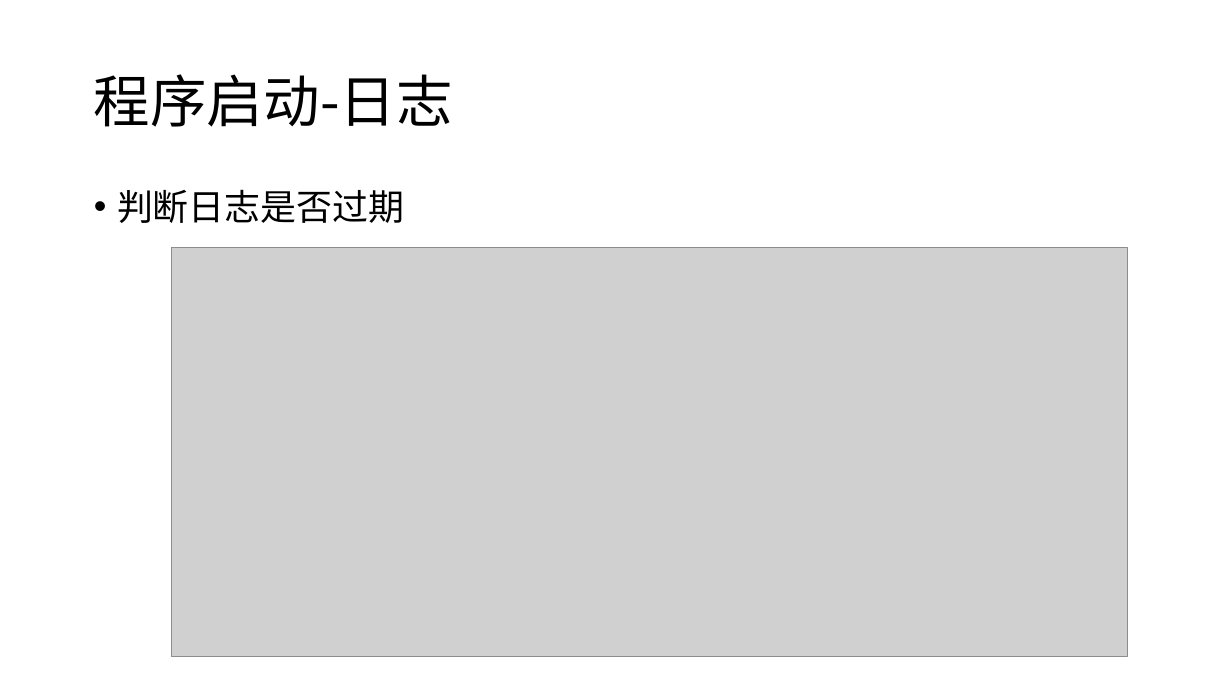
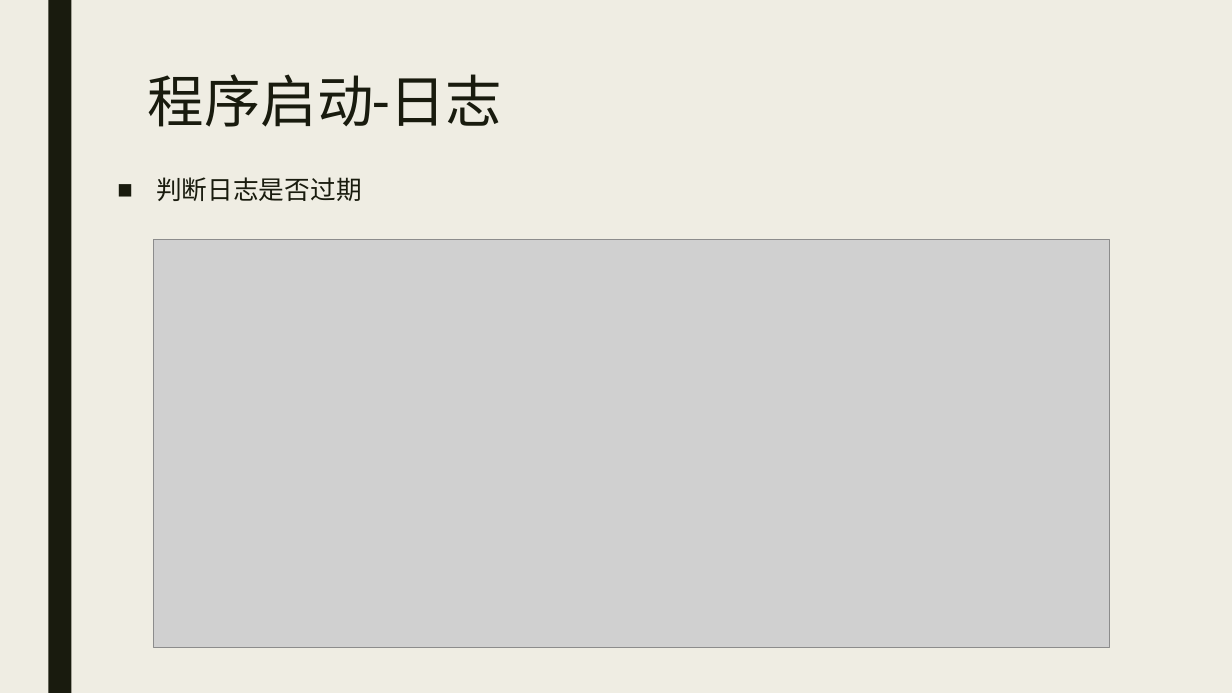
Before and after one commit to Caesarhhh/2021-Big-data-development, a slide deck: slide 2 of 大数据怎么存？/Big-data-homework1展示ppt.pptx. Drawn at 1232x693 pixels with LibreOffice and Linux fonts; fonts in the diff are those of the drawing; grey boxes stand for pictures. Boxes give left, top, right and bottom in pixels: in the first picture for what was removed or moved away, otherwise in the second. Text is boxed around its words. In the diff, an @@ line names an element or a change of style, - is before the commit and + after.

```diff
--- a/大数据怎么存？/Big-data-homework1展示ppt.pptx
+++ b/大数据怎么存？/Big-data-homework1展示ppt.pptx
@@ background #FFFFFF to #EFEDE3 @@
@@ rectangle added at (x1=48, y1=0, x2=71, y2=693), fill #191B0E @@
@@ title "程序启动-日志" moved from (x1=94, y1=74, x2=453, y2=127) to (x1=148, y1=74, x2=503, y2=127) @@
@@ title "程序启动-日志" at (x1=148, y1=74, x2=503, y2=127): font Noto Sans CJK SC to Roboto, text colour #000000 to #191B0E; line spacing 0.9 to 0.89; vertical alignment middle to top @@
@@ text "判断日志是否过期" moved from (x1=117, y1=189, x2=404, y2=223) to (x1=156, y1=177, x2=362, y2=201) @@
@@ text "判断日志是否过期" at (x1=156, y1=177, x2=362, y2=201): size 28 to 20 pt, font Noto Sans CJK SC to Roboto, text colour #000000 to #191B0E; bullet • to ■; line spacing 0.9 to 0.94; more space between paragraphs @@
@@ picture moved from (x1=171, y1=248, x2=1128, y2=656) to (x1=153, y1=239, x2=1110, y2=648) @@
```
Also in this commit, not shown: 22 other slides changed.
